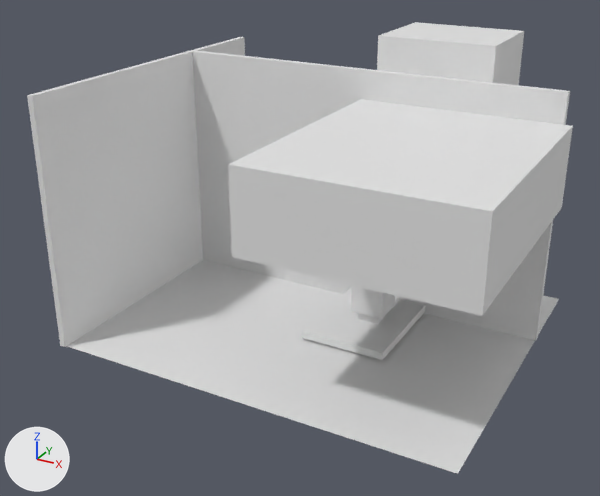
What one commit did to the Blender file Blender/room_8.blend.
Both versions are drawn from a 50 mm lens placed at (14.25, -21.77, 10.46), pointed at (5.27, -5.43, 2.29). Lighting does not change. The marker at lower left points along +X, +Y and +Z.

The first picture shows 'Balcony', 'Chimney Wall', 'Left Wall', 'Patio Door Wall', 'Plane', 'Stove', 'Stove Pedestal'.
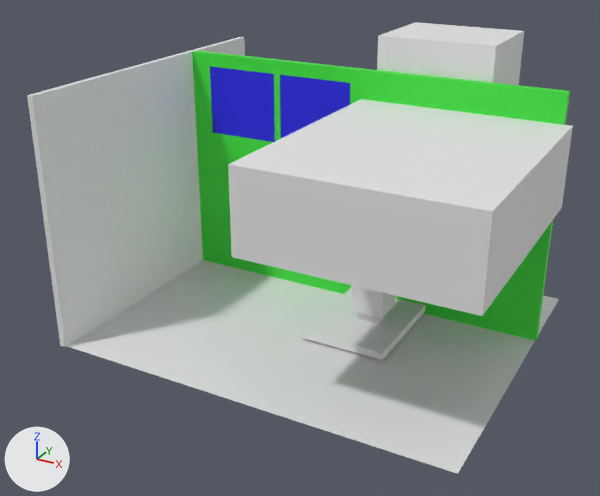
Commit message: add room 3 to scene

Location of each change, (x1, y1, x2, y2) in pixels of the pictures (600 x 496 px):
part 1 of me_cube_001, recoloured (white to green)
    both: (192, 51, 570, 341)
part 2 of me_cube_001, recoloured (grey to blue)
    both: (210, 66, 275, 142)
part 3 of me_cube_001, recoloured (grey to blue)
    both: (280, 75, 350, 138)

What the commit changed:
Material 'Material.002' (mat_material_002) is new.
Its base color is (0.0198, 0.0181, 0.8) (blue #2625e7).
Material 'Material.001' (mat_material_001) is new.
Its base color is (0.052, 0.8, 0.0514) (green #40e740).
me_cube_001 has 80 vertices, 78 faces and spans x -1.03..9.1, y -1.0..-0.81, z -0.06..6.22.
me_cube_001 is used by ob_patio_door_wall; location (1.56, -1.95, 0.0).
me_cube_001 part 1: 74 of the faces centred in x -1.03..9.1, y -1.0..-0.81, z -0.06..6.22 switch from no material to mat_material_001 (green #40e740).
me_cube_001 part 2: all 2 faces centred in x 0.54, y -1.0..-0.81, z 4.95 switch from no material to mat_material_002 (blue #2625e7).
me_cube_001 part 3: all 2 faces centred in x 2.76, y -1.0..-0.81, z 4.95 switch from no material to mat_material_002 (blue #2625e7).
